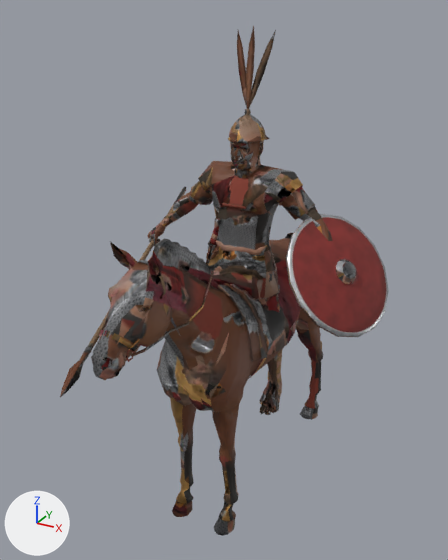
An edit to the glTF model public/battles/models/roman-cavalry.glb, drawn before and after from the same camera.
Camera for both pictures: a camera (50 mm lens) standing at (1.451, -3.045, 2.75) and looking at (-0.03, -0.353, 1.403). Every picture has the same lights, and +X, +Y and +Z are marked at lower left. The older version comes first. Objects named as collision shapes, trigger or cutter boxes, shadow casters or lower levels of detail are left out. Vertices at exactly the same position are counted once.

Objects in the first picture: 'LOD0'.
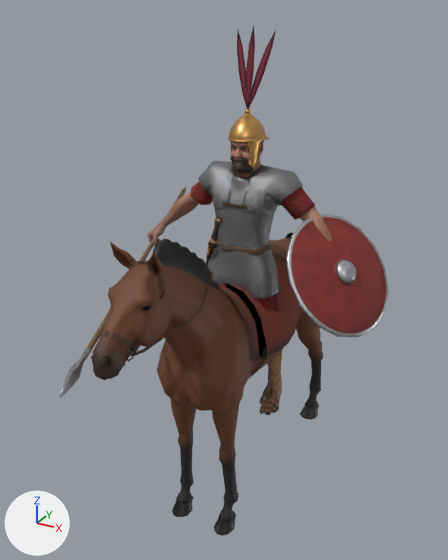
Where the change shows, as pixel boxes (x1, y1, x2, y2) in the pictures (448 x 560 px):
```json
{"part": 1, "of": "me_lod0", "change": "added", "after": [230, 156, 253, 174]}
{"part": 2, "of": "me_lod0", "change": "surface changed", "before": [60, 31, 356, 535], "after": [60, 31, 356, 535]}
```

Scene script edits in JSON lines:
```json
{"block": "me_lod0", "where": "# used by ob_lod0; location = (0.0, 0.0, 0.0)"}
{"op": "remove", "block": "me_lod0", "code": "me_lod0.from_pydata(...)  # 4409 vertices, 7592 faces; spans x -0.91..0.78, y -1.65..0.84, z 0.0..2.67"}
{"op": "add", "block": "me_lod0", "code": "me_lod0.from_pydata(...)  # 4762 vertices, 8017 faces; spans x -0.91..0.78, y -1.65..0.84, z 0.0..2.67"}
{"block": "me_lod0", "change": "me_lod0 part 1: a new loose piece of 197 vertices spanning x -0.07..0.07, y -0.27..-0.18, z 1.96..2.06, in mat_roman_cavalry"}
{"block": "me_lod0", "change": "me_lod0 part 2: 6581 kept faces spanning x -0.91..0.78, y -1.65..0.84, z 0.0..2.67 get new texture (UV) coordinates"}
{"block": "me_lod0", "change": "other edits to the shape of me_lod0 do not show in these pictures"}
```
